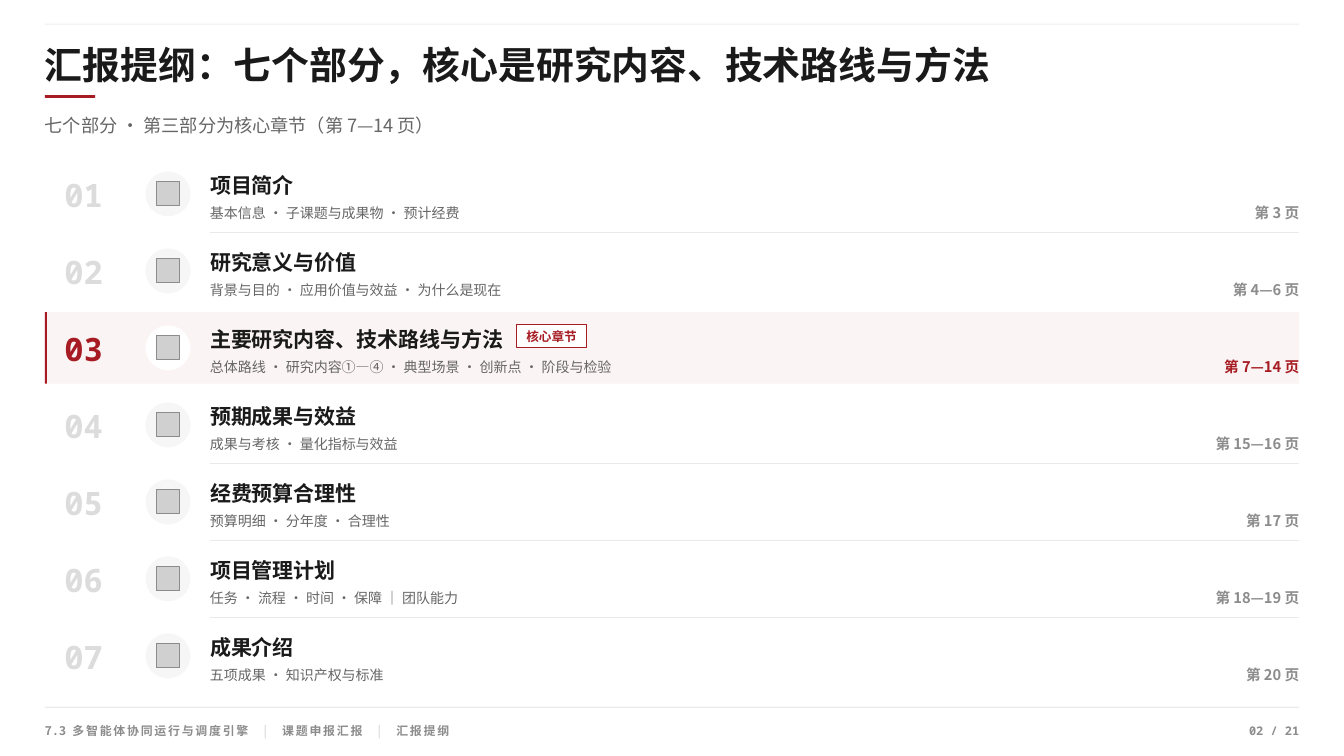
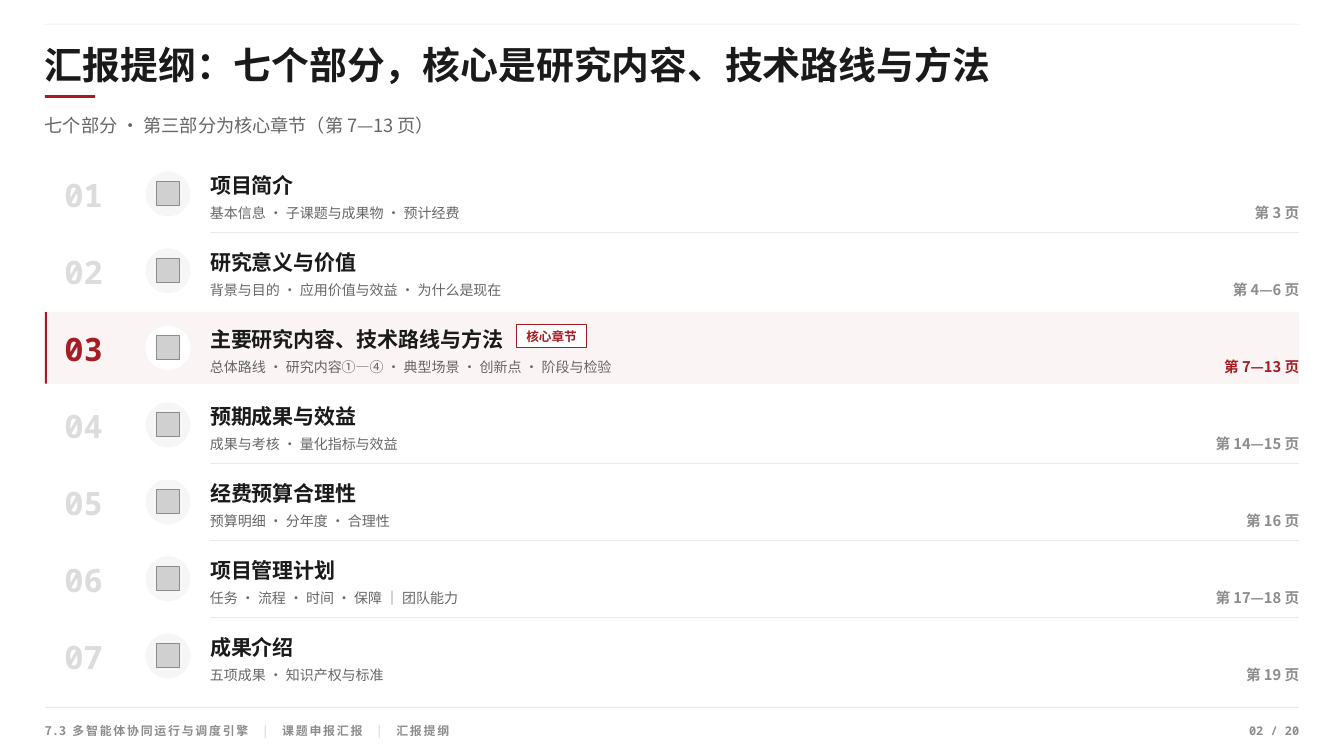
Before and after one commit to huosi012/PPT, a slide deck: slide 2 of 项目汇报PPT.pptx. Drawn at 1344x756 pixels with LibreOffice and Linux fonts; fonts in the diff are those of the drawing; grey boxes stand for pictures. Boxes give left, top, right and bottom in pixels: in the first picture for what was removed or moved away, otherwise in the second. Text is boxed around its words. In the diff, an @@ line names an element or a change of style, - is before the commit and + after.

```diff
--- a/项目汇报PPT.pptx
+++ b/项目汇报PPT.pptx
@@ text at (45,116,434,134): text changed @@
-七个部分 · 第三部分为核心章节（第 7—14 页）
+七个部分 · 第三部分为核心章节（第 7—13 页）
@@ text at (1224,359,1300,374): text changed @@
-第 7—14 页
+第 7—13 页
@@ text at (1216,437,1300,450): text changed @@
-第 15—16 页
+第 14—15 页
@@ text at (1246,514,1300,527): text changed @@
-第 17 页
+第 16 页
@@ text at (1216,591,1300,604): text changed @@
-第 18—19 页
+第 17—18 页
@@ text at (1246,668,1300,681): text changed @@
-第 20 页
+第 19 页
@@ text at (1249,726,1299,735): text changed @@
-02 / 21
+02 / 20
```
Also in this commit, not shown: 18 other slides changed, 1 slide removed, 24 other files.
